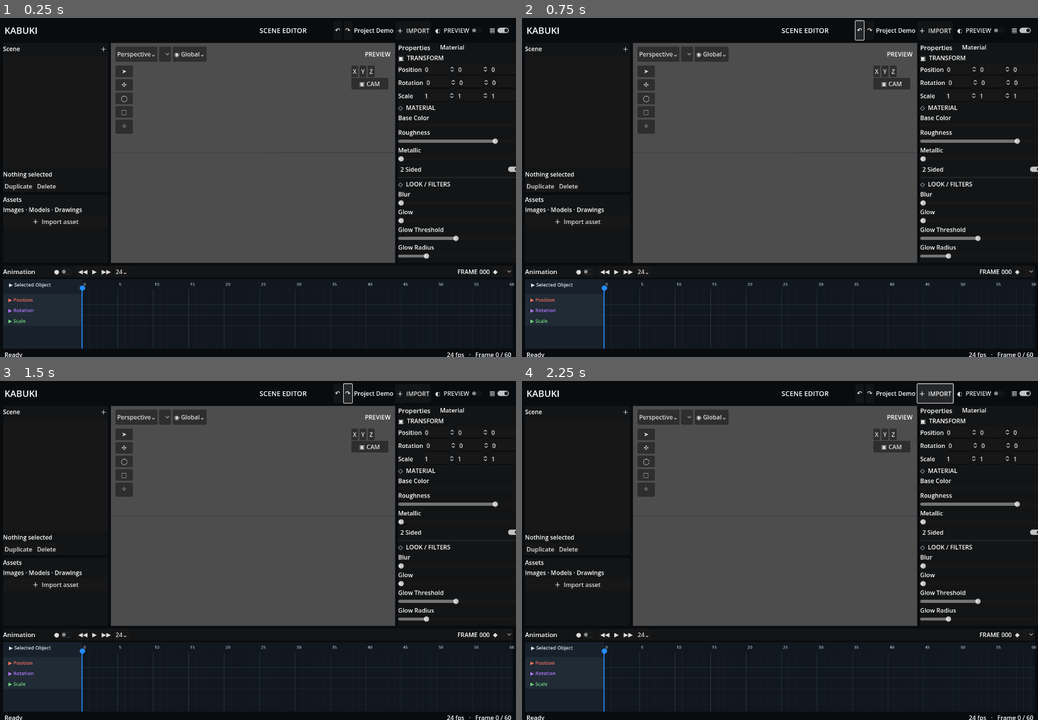
Above: before the commit, frames 1-4 (two rows, left to right).
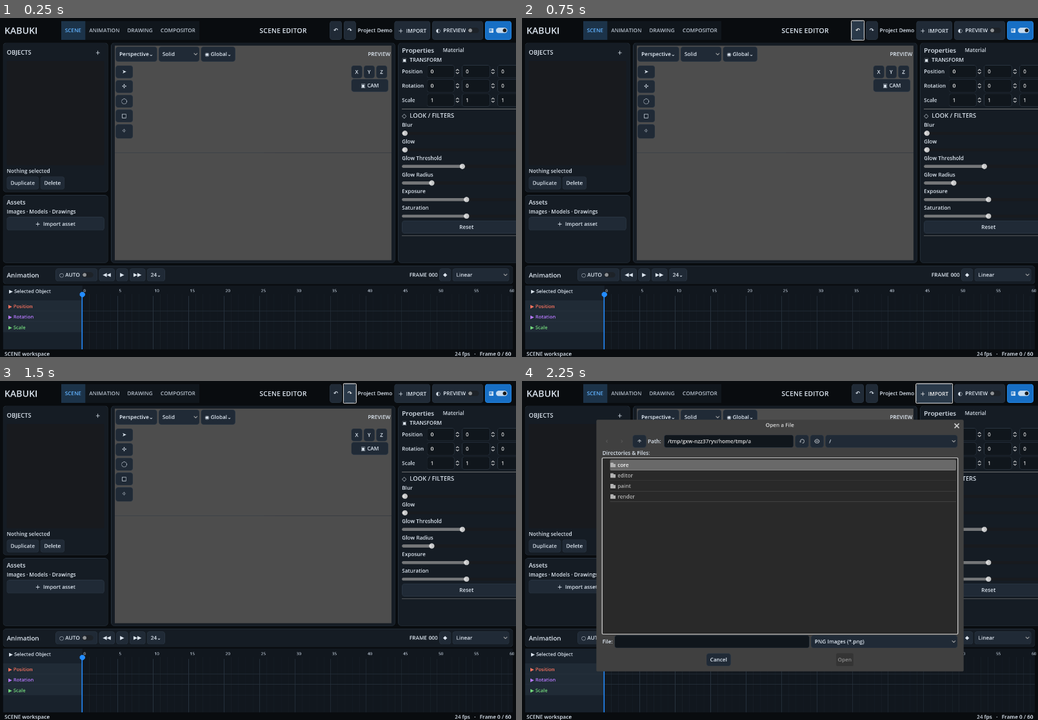
Above: after the commit, the same moments.

Repository: Onnevan/Kabuki
Game: Godot game, scene res://editor/main.tscn
Two runs of this game, one before a commit and one after it. Both use one fixed random seed, a clock stepped at 60 frames per second and the inputs below.
Inputs:
- Up to frame 1 (0.25 s): no input
- Up to frame 2 (0.75 s): click "↶" at 0.5 s
- Up to frame 3 (1.5 s): click "↷" at 1.25 s
- Up to frame 4 (2.25 s): click "＋ IMPORT" at 2 s

The runs differ from the first frame. In frame 1, 12% of the frame differs, in the area x 0-100%, y 0-100%; in frame 2, 12%; in frame 3, 12%; in frame 4, 47%.
Error before the commit: Parse Error: Too many arguments for "setup_bitmap()" call. Expected at most 3 but received 4. (res://editor/main.gd:983)
Error after the commit: Invalid access to property or key 'pressed' on a base object of type 'null instance'. (res://editor/main.gd:82)

Commit message:
Expose bitmap tessellation density

Diff:
--- a/render/runtime_object.gd
+++ b/render/runtime_object.gd
@@ -22,11 +22,11 @@
 	material_override = material
 	name = obj.name
 
-func setup_bitmap(obj: MotionObject, img: Image, local_corners := PackedVector3Array()) -> void:
+func setup_bitmap(obj: MotionObject, img: Image, local_corners := PackedVector3Array(), tessellation_samples := 1400) -> void:
 	model = obj
 	# Build the real alpha silhouette now, so bitmap layers are already
 	# deformation-ready rather than permanent four-vertex quads.
-	var source_mesh := AlphaMeshBuilder.build(img,0.08,1400)
+	var source_mesh := AlphaMeshBuilder.build(img,0.08,tessellation_samples)
 	if local_corners.size() == 4 and source_mesh.get_surface_count() > 0:
 		var src_arrays := source_mesh.surface_get_arrays(0)
 		var src_verts: PackedVector3Array = src_arrays[Mesh.ARRAY_VERTEX]
